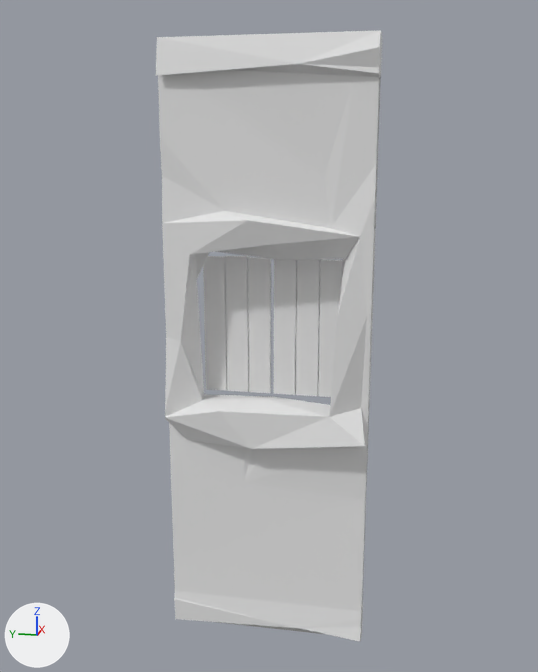
Renders of the glTF model art/kit/walls/wall.wood.window/wall.wood.window.glb from each side of a commit.
One viewpoint serves both versions: a camera (50 mm lens) standing at (-3.471, -0.7, 2.495) and looking at (0.03, 0.001, 1.619). Lighting does not change. The marker at lower left points along +X, +Y and +Z. The first picture is the older version.

Objects in the first picture: 'shutter_a', 'shutter_b', 'window'.
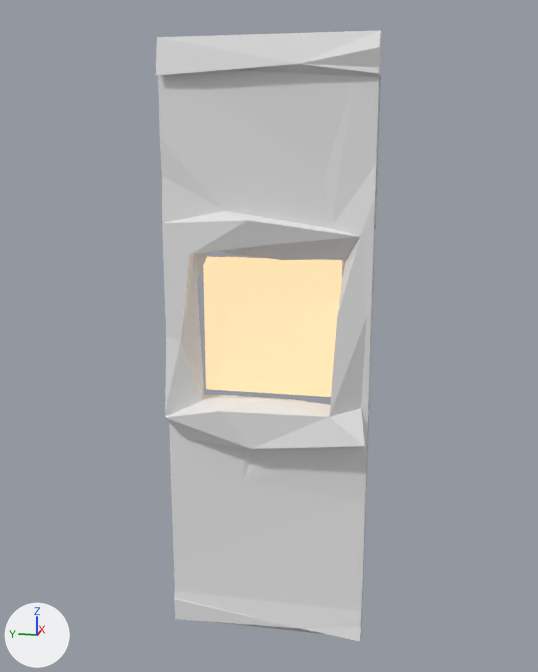
Edits to the bpy script that builds the scene:
```text
Add mat_glow:
    mat_glow = principled_material('glow')
    mat_glow.base_color = (0.2, 0.12, 0.06)  # brown #7c6145
    mat_glow.emission_color = (1.0, 0.72, 0.42)  # beige #ffddad
    mat_glow.emission_strength = 1.0
Add me_glow_001:
    me_glow_001.from_pydata([(0.09, -0.345, 1.305), (0.09, 0.345, 1.305), (0.09, 0.345, 1.995), (0.09, -0.345, 1.995), (0.088, -0.345, 1.305), (0.088, 0.345, 1.305), (0.088, 0.345, 1.995), (0.088, -0.345, 1.995)], [], [(0, 1, 2), (0, 2, 3), (4, 7, 6), (4, 6, 5)])
    me_glow_001.materials.append(mat_glow)  # brown #7c6145, glowing beige #ffddad
Add ob_glow:
    ob_glow = bpy.data.objects.new('glow', me_glow_001)
    ob_glow.location = (0.0, 0.0, 0.0)
```

Where the change shows, as pixel boxes [x1, y1, x2, y2] in the pictures (538 x 672 px):
'glow', added
    after: [203, 257, 342, 397]
'shutter_a', unchanged, covered by the edit
    before: [203, 256, 271, 393]
    after: [203, 256, 259, 393]
'shutter_b', unchanged, covered by the edit
    both: [274, 259, 343, 397]
